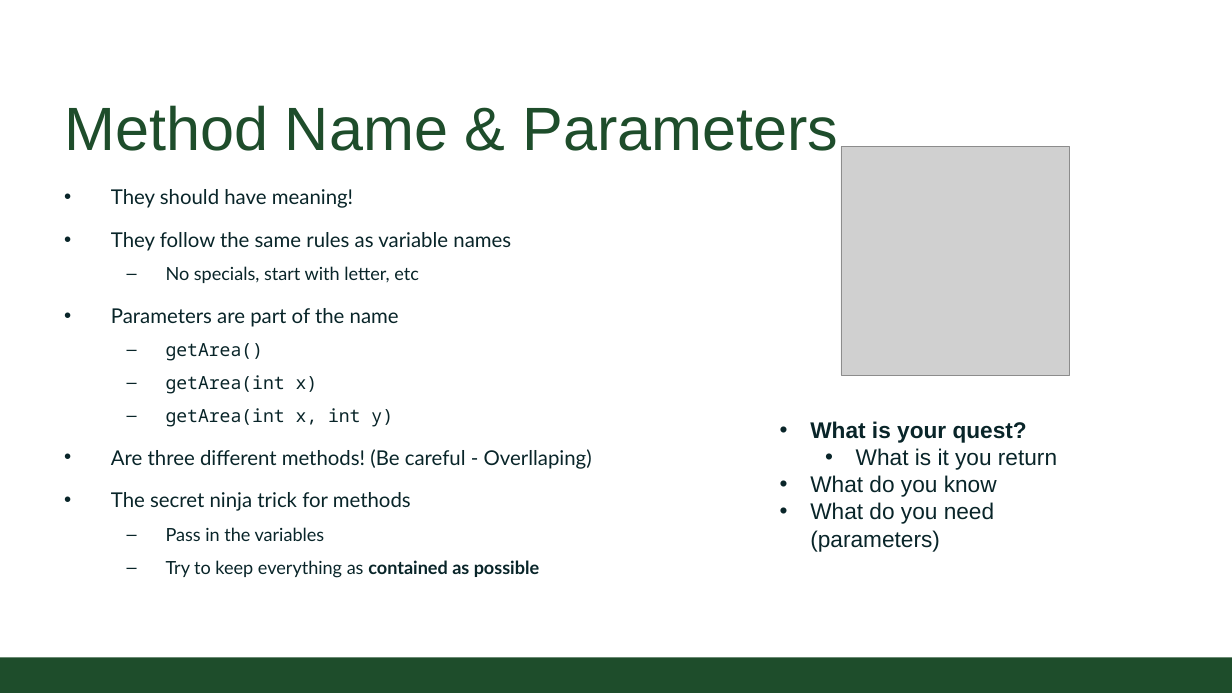
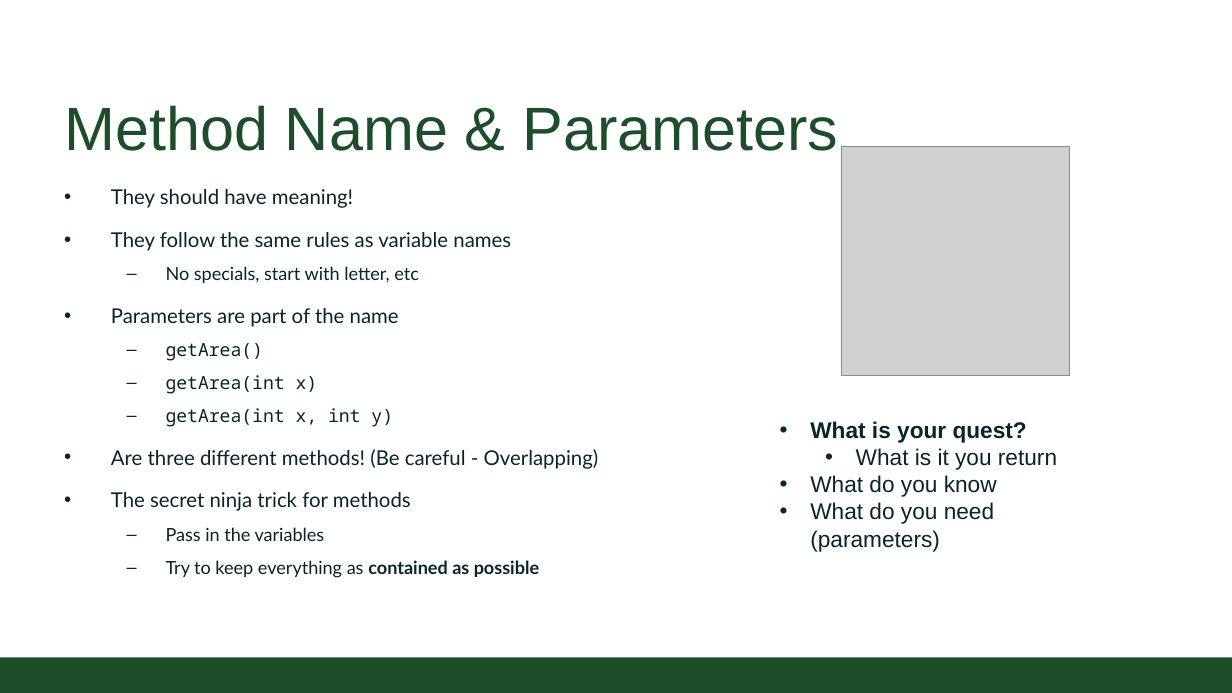
Before and after one commit to CSU-CompSci-CS163-4/Handouts, a slide deck: slide 12 of slides/On-Campus/02_02_ObjectsMethods.pptx. Drawn at 1232x693 pixels with LibreOffice and Linux fonts; fonts in the diff are those of the drawing; grey boxes stand for pictures; background and template pictures are left out. Boxes give left, top, right and bottom in pixels: in the first picture for what was removed or moved away, otherwise in the second. Text is boxed around its words. In the diff, an @@ line names an element or a change of style, - is before the commit and + after.

Commit message:
objects and methods updated

```diff
--- a/slides/On-Campus/02_02_ObjectsMethods.pptx
+++ b/slides/On-Campus/02_02_ObjectsMethods.pptx
@@ text at (111,449,599,469): text changed @@
-• Are three different methods! (Be careful - Overllaping)
+• Are three different methods! (Be careful - Overlapping)
```
